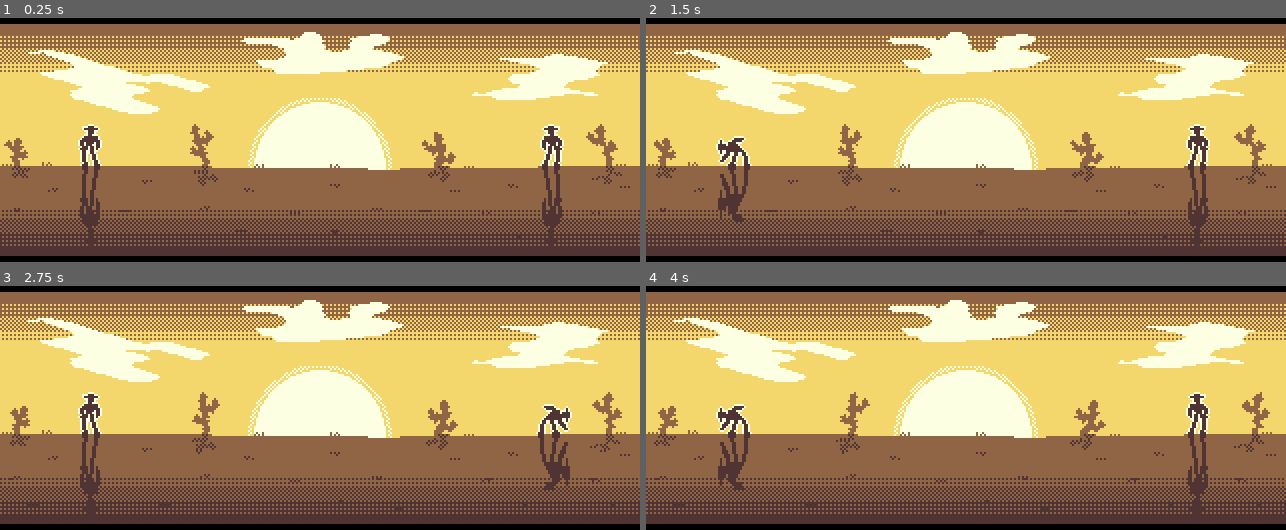
Above: before the commit, frames 1-4 (two rows, left to right).
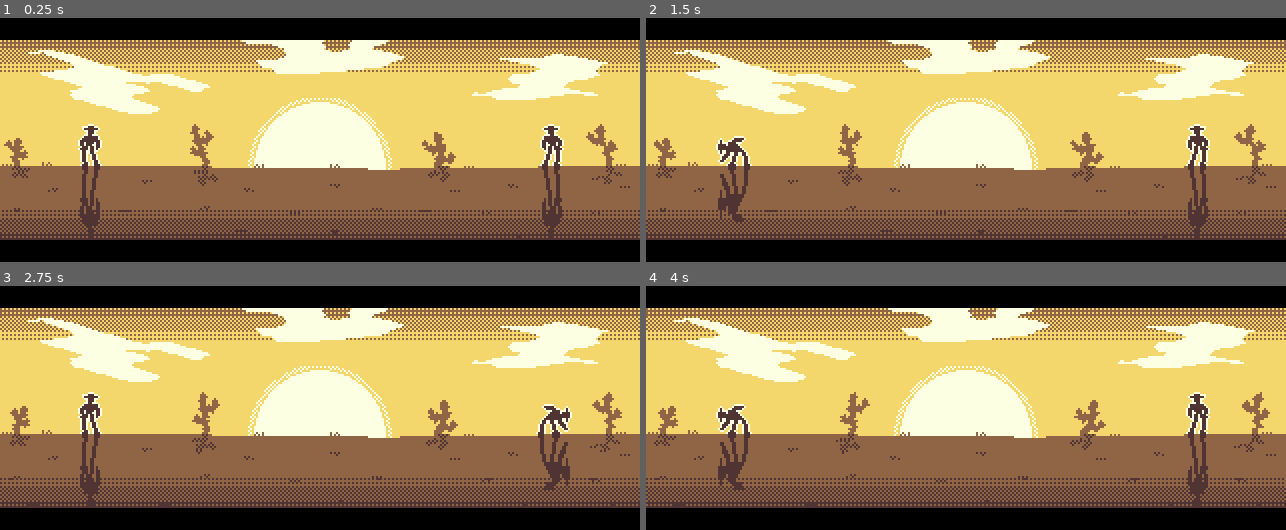
Above: after the commit, the same moments.

Repository: t3chno8uddha/it-s-a-mild-mild-mild-mild-west
Game: Godot game, scene res://nodes/gameplay.gd.tscn
The game is run twice, just before and just after one commit, with the same random seed, the same clock (stepped at 60 frames per second) and the same inputs.
Inputs:
- Up to frame 1 (0.25 s): no input
- Up to frame 2 (1.5 s): tap Enter at 0.5 s; tap D (1_dodge) at 0.6 s; tap F (1_fire) at 1.35 s
- Up to frame 3 (2.75 s): tap Space at 2 s; tap K (2_dodge) at 2.1 s
- Up to frame 4 (4 s): tap J (2_fire) at 2.85 s; tap D (1_dodge) at 3.6 s

The runs differ from the first frame. In frame 1, 13% of the frame differs, in the area x 0-100%, y 2-98%; in frame 2, 13%; in frame 3, 13%; in frame 4, 13%.

Commit message:
changed cacti animation

Diff:
--- a/nodes/gameplay.gd.tscn
+++ b/nodes/gameplay.gd.tscn
@@ -105,7 +105,7 @@
 [node name="backdrop" type="Sprite2D" parent="environment_bg/background_animator"]
 texture_filter = 1
 position = Vector2(0, 13)
-skew = 0.0872665
+skew = -1.56905
 texture = ExtResource("7_4kut0")
 offset = Vector2(0, -13)
 
@@ -193,4 +193,10 @@
 
 [node name="bars" type="Sprite2D" parent="environment_fg"]
 texture_filter = 1
+position = Vector2(0, 8)
 texture = ExtResource("11_w4imi")
+
+[node name="bars2" type="Sprite2D" parent="environment_fg"]
+texture_filter = 1
+position = Vector2(0, -8)
+texture = ExtResource("11_w4imi")
